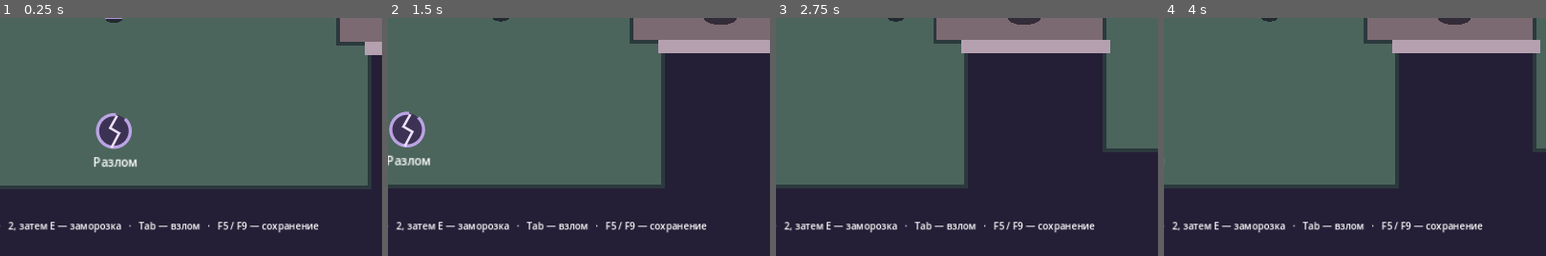
Above: before the commit, frames 1-4 (left to right).
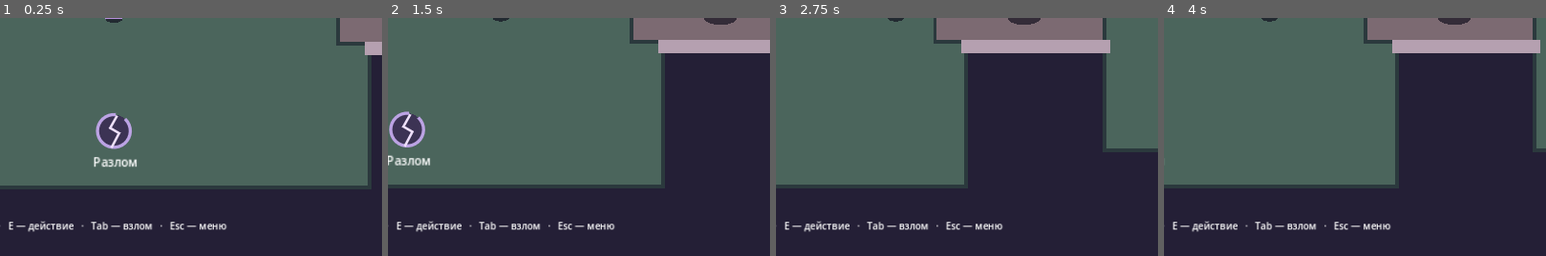
Above: after the commit, the same moments.

Repository: 0ri-space-cat/luna-dev-mode
Game: Godot game, scene res://scenes/skeleton/adventure.tscn
The game is run twice, just before and just after one commit, with the same random seed, the same clock (stepped at 60 frames per second) and the same inputs.
Inputs (mouse positions are % of the whole screen's width and height, from its top left):
- Up to frame 1 (0.25 s): no input
- Up to frame 2 (1.5 s): tap Enter at 0.5 s; move the mouse to (72, 45) at 0.52 s; hold Right (ui_right) 0.53-1.25 s; hold Tab 0.53-1.25 s; click (72, 45) at 0.67 s; tap Space at 0.77 s; tap F at 0.8 s; drag from (30, 55) to (45, 70) at 1.27 s
- Up to frame 3 (2.75 s): tap Space at 2 s; move the mouse to (60, 28) at 2.02 s; hold Right (ui_right) from 2.03 s (still down); hold E from 2.03 s (still down); tap T at 2.3 s
- Up to frame 4 (4 s): release Right (ui_right) at 2.75 s; release E at 2.75 s; drag from (45, 70) to (20, 35) at 2.77 s; tap Enter at 3.5 s; move the mouse to (80, 65) at 3.52 s; hold Left (ui_left) from 3.53 s (still down); hold Tab from 3.53 s (still down); tap Space at 3.77 s; tap F at 3.8 s
The pictures show only the part of the screen within x 35-85%, y 50-100%; the shares and areas given below are measured in that part.

The runs differ from the first frame. In frame 1, 1.7% of the frame differs, in the area x 2-84%, y 85-91%; in frame 2, 1.7%; in frame 3, 1.7%; in frame 4, 1.7%.

Commit message:
Build playable Adventure Alpha with an end-to-end campaign

Diff:
--- /dev/null
+++ b/game/ci/macos_alpha.cfg
@@ -0,0 +1,19 @@
+[preset.0]
+
+name="macOS Alpha"
+platform="macOS"
+runnable=true
+dedicated_server=false
+export_filter="all_resources"
+include_filter="data/*.json,data/**/*.json"
+exclude_filter="tests/*,ci/*,tools/*"
+export_path=""
+script_export_mode=1
+
+[preset.0.options]
+
+application/bundle_identifier="com.orispace.luna.adventure.alpha"
+application/short_version="0.1.0"
+application/version="0.1.0"
+codesign/codesign=1
+notarization/notarization=0
--- a/game/scenes/skeleton/start_island.tscn
+++ b/game/scenes/skeleton/start_island.tscn
@@ -38,7 +38,7 @@
 [node name="Controls" type="Label" parent="Interface"]
 offset_left = 24.0
 offset_top = 738.0
-text = "WASD / стрелки — движение   ·   Пробел — прыжок   ·   2, затем E — заморозка   ·   Tab — взлом   ·   F5 / F9 — сохранение"
+text = "WASD / стрелки — движение   ·   Пробел — прыжок   ·   E — действие   ·   Tab — взлом   ·   Esc — меню"
 
 [node name="SaveNotice" type="Label" parent="Interface"]
 offset_left = 24.0
--- a/game/scripts/skeleton/adventure.gd
+++ b/game/scripts/skeleton/adventure.gd
@@ -17,6 +17,7 @@
 const RareDirector = preload("res://scripts/runtime2d/rare_encounter_director_2d.gd")
 const EventBus = preload("res://scripts/core/event_bus.gd")
 const Store = preload("res://scripts/runtime2d/save_store_2d.gd")
+const PauseMenu = preload("res://scripts/skeleton/adventure_pause_menu_2d.gd")
 const GUEST_OFFSET := Vector2(6000, 0)
 const PROFILE_KIND := "luna_adventure"
 const CHECKPOINT_SECONDS := 0.5
@@ -50,6 +51,7 @@
 var _profile_valid := true
 var _checkpoint_elapsed := 0.0
 var _journal_elapsed := 0.0
+var _pause_menu: PauseMenu
 
 @onready var home: Island = $Home
 @onready var _recovery_view: RecoveryView = $Recovery
@@ -76,6 +78,9 @@
 	home.forest_bank_interacted.connect(_on_forest_press)
 	home.forest_bank_left.connect(_queue_forest_report)
 	home.ancient_console.command_submitted.connect(_on_ancient_command)
+	_pause_menu = PauseMenu.new()
+	add_child(_pause_menu)
+	_pause_menu.setup(save_game, load_game, home.set_game_mode)
 	events.event_dropped.connect(_on_overflow)
 	_recovery_view.finished.connect(_finish_recovery)
 	var profile := _store.read_snapshot(profile_path)
@@ -131,12 +136,17 @@
 		_handle_suspended_key(key)
 		return
 	match key:
+		KEY_ESCAPE:
+			if _away and outer.current_address in [OuterRoutes.DESKTOP, OuterRoutes.WHITE_ADDRESS]:
+				return
+			_pause_menu.open(home.game_mode, not _away)
 		KEY_F5:
 			_notice("Сохранено" if save_game() else "Сохранение недоступно")
 		KEY_F9:
 			_notice("Загружено" if load_game() else "Загрузка недоступна")
 		KEY_F7:
-			demonstrate_overload()
+			if OS.has_feature("editor"):
+				demonstrate_overload()
 		_:
 			return
 	get_viewport().set_input_as_handled()
--- /dev/null
+++ b/game/scripts/skeleton/adventure_pause_menu_2d.gd
@@ -0,0 +1,99 @@
+extends CanvasLayer
+## The ordinary game menu. The recoverable in-world pauses remain separate.
+
+var _root: Control
+var _status: Label
+var _continue: Button
+var _frame: CheckButton
+var _save: Callable
+var _load: Callable
+var _set_mode: Callable
+
+
+func setup(save: Callable, load_game: Callable, set_mode: Callable) -> void:
+	_save = save
+	_load = load_game
+	_set_mode = set_mode
+	layer = 8
+	process_mode = Node.PROCESS_MODE_WHEN_PAUSED
+
+	_root = Control.new()
+	add_child(_root)
+	_root.set_anchors_and_offsets_preset(Control.PRESET_FULL_RECT)
+	var shade := ColorRect.new()
+	shade.color = Color(0.08, 0.06, 0.13, 0.65)
+	_root.add_child(shade)
+	shade.set_anchors_and_offsets_preset(Control.PRESET_FULL_RECT)
+	var center := CenterContainer.new()
+	_root.add_child(center)
+	center.set_anchors_and_offsets_preset(Control.PRESET_FULL_RECT)
+	var panel := PanelContainer.new()
+	center.add_child(panel)
+	var margin := MarginContainer.new()
+	for edge in ["left", "top", "right", "bottom"]:
+		margin.add_theme_constant_override("margin_" + edge, 24)
+	panel.add_child(margin)
+	var stack := VBoxContainer.new()
+	stack.custom_minimum_size.x = 250
+	stack.add_theme_constant_override("separation", 10)
+	margin.add_child(stack)
+
+	_continue = _button(stack, "Продолжить", close)
+	_button(stack, "Сохранить", _save_pressed)
+	_button(stack, "Загрузить", _load_pressed)
+	_frame = CheckButton.new()
+	_frame.text = "Игровая рамка"
+	_frame.toggled.connect(_frame_pressed)
+	stack.add_child(_frame)
+	_status = Label.new()
+	_status.horizontal_alignment = HORIZONTAL_ALIGNMENT_CENTER
+	stack.add_child(_status)
+	_root.hide()
+
+
+func open(mode: String, can_toggle_mode: bool) -> void:
+	_frame.set_pressed_no_signal(mode == "WINDOWED")
+	_frame.disabled = not can_toggle_mode
+	_status.text = ""
+	get_tree().paused = true
+	_root.show()
+	_continue.grab_focus()
+
+
+func close() -> void:
+	_root.hide()
+	get_tree().paused = false
+
+
+func _input(event: InputEvent) -> void:
+	if not _root.visible or not event is InputEventKey or not event.pressed or event.echo:
+		return
+	if event.is_action_pressed("ui_cancel"):
+		close()
+		get_viewport().set_input_as_handled()
+
+
+func _button(parent: Control, label: String, callback: Callable) -> Button:
+	var button := Button.new()
+	button.text = label
+	button.pressed.connect(callback)
+	parent.add_child(button)
+	return button
+
+
+func _save_pressed() -> void:
+	_status.text = "Сохранено" if _save.call() else "Сохранение недоступно"
+
+
+func _load_pressed() -> void:
+	get_tree().paused = false
+	if _load.call():
+		_root.hide()
+	else:
+		get_tree().paused = true
+		_status.text = "Загрузка недоступна"
+
+
+func _frame_pressed(enabled: bool) -> void:
+	if not _set_mode.call("WINDOWED" if enabled else "FULLSCREEN"):
+		_frame.set_pressed_no_signal(not enabled)
--- a/game/scripts/skeleton/outer_routes_fixture.gd
+++ b/game/scripts/skeleton/outer_routes_fixture.gd
@@ -582,6 +582,8 @@
 				_address_input.show()
 				_address_input.grab_focus()
 		KEY_ESCAPE:
+			if not _address_input.visible:
+				return
 			_address_input.hide()
 		KEY_T:
 			var minute := Clock.START_MINUTE if world_clock.phase() == Clock.Phase.NIGHT else Clock.NIGHT_MINUTE
--- a/game/scripts/skeleton/start_island.gd
+++ b/game/scripts/skeleton/start_island.gd
@@ -1606,10 +1606,10 @@
 	var leia := entities.get_entity(LEIA_ID) as EntityBody
 	if not _friend_available(leia) or actor.is_attached() or _entity_location(actor.position) != _entity_location(leia.position) or not _within_reach(leia.position, leia.motion.elevation) or _friend_at_cafe(LEIA_ID):
 		return ""
+	if not social.meetings.has("LEIA"):
+		return "Посмотреть на черепашку с Леей" if leia_turtle_seen else "Поговорить с Леей"
 	if leia_free and not tamagotchi_owned:
 		return "Помочь Лее"
-	if not social.meetings.has("LEIA"):
-		return "Посмотреть на черепашку с Леей" if leia_turtle_seen else "Поговорить с Леей"
 	return ""
 
 
@@ -1618,7 +1618,7 @@
 	if action.is_empty():
 		return false
 	social.complete("LEIA")
-	if leia_free:
+	if action == "Помочь Лее":
 		tamagotchi_owned = true
 		_active_city_tool = "tamagotchi"
 		$Interface/SaveNotice.text = "Лея: Спасибо! Теперь мы можем пройти. Получено: Тамагочи."
--- a/game/tests/test_skeleton_interior_backdrop.gd
+++ b/game/tests/test_skeleton_interior_backdrop.gd
@@ -86,12 +86,28 @@
 	assert(game._profile_valid and game._away and game.outer.hosted_entry == Outer.BACKDROP_ENTRY)
 	assert(game._return_to_home() and game.home.actor.position.distance_to(source) < 1.0)
 	assert(not game.white_discovered and game.journal.applied == 0)
+	_check_public_room_camera(game.home)
 	game.queue_free()
 	await process_frame
 	for file in [path, path + ".bak"]:
 		DirAccess.remove_absolute(ProjectSettings.globalize_path(file))
 	print("Special interior adapter: real door, HUD, static viewport crossing, distinct Black Void provenance and safe reload")
 	quit()
+
+
+func _check_public_room_camera(home: Node) -> void:
+	var city = Island.City
+	var porch: Vector2 = city.DOORS[0]["outside"]
+	home.highland.camera_owned = true
+	home.highland.camera_mode = "FOLLOW"
+	home._move_home_travelers(porch + Vector2(-48, 0), city.CITY_ID)
+	assert(home.toggle_camera_lock())
+	var outside_frame: Vector2 = home.highland.camera_lock
+	home._move_home_travelers(porch, city.CITY_ID)
+	assert(home.interact() and home.actor.location_id == city.CAFE_ID)
+	assert(home._room_view.visible and home._camera.get_screen_center_position().is_equal_approx(city.CAFE.get_center()))
+	assert(home.interact() and home.actor.location_id == city.CITY_ID)
+	assert(not home._room_view.visible and home._camera.get_screen_center_position().is_equal_approx(outside_frame))
 
 
 func _walk(home, route, target: Vector2) -> bool:
--- a/game/tests/test_skeleton_luma_city.gd
+++ b/game/tests/test_skeleton_luma_city.gd
@@ -5,7 +5,9 @@
 const City = preload("res://scripts/skeleton/luma_city_layout.gd")
 const Outer = preload("res://scripts/skeleton/outer_routes_fixture.gd")
 const RareDirector = preload("res://scripts/runtime2d/rare_encounter_director_2d.gd")
-const PROFILE := "user://luna_city_regression.json"
+const Finds = preload("res://scripts/skeleton/secret_finds_layout.gd")
+const Store = preload("res://scripts/runtime2d/save_store_2d.gd")
+var profile := "user://luna_public_campaign_%d.json" % OS.get_process_id()
 
 
 func _initialize() -> void:
@@ -14,12 +16,7 @@
 
 func _run() -> void:
 	Engine.time_scale = 2.0
-	DirAccess.remove_absolute(ProjectSettings.globalize_path(PROFILE))
-	DirAccess.remove_absolute(ProjectSettings.globalize_path(PROFILE + ".bak"))
-	var game = Scene.instantiate()
-	game.profile_path = PROFILE
-	game.get_node("Home").keyboard = false
-	root.add_child(game)
+	var game = _open_adventure()
 	await physics_frame
 	var home = game.home
 	var player = home.actor
@@ -85,11 +82,7 @@
 	assert(bread.set_parameter("alive", true))
 	for point in [Vector2(5295, 445), Vector2(5075, 315)]:
 		assert(await _walk(home, point))
-	# Dedicated compatibility case after the ordinary route. Begin with the
-	# camera eligible here; the camera's physical pickup has its own regression.
-	home.highland.camera_owned = true
-	assert(home.toggle_camera_lock())
-	var lock: Vector2 = home.highland.camera_lock
+	assert(not home.highland.camera_owned and home.highland.camera_mode == "FOLLOW")
 	assert(await _walk(home, City.DOORS[0]["outside"]))
 	assert(home.interact() and player.location_id == City.CAFE_ID)
 	assert(home._camera.get_screen_center_position().is_equal_approx(City.CAFE.get_center()))
@@ -101,11 +94,10 @@
 	player = home.actor
 	bread = home.entities.get_entity(City.BREAD)
 	assert(bread != null and bread.get_parameter("alive") and player.location_id == City.CAFE_ID)
-	assert(home._room_view.bounds == City.CAFE and home.highland.camera_mode == "LOCKED")
+	assert(home._room_view.bounds == City.CAFE and home.highland.camera_mode == "FOLLOW")
 	assert(await _walk(home, City.DOORS[0]["inside"]))
 	assert(home.interact() and player.location_id == City.CITY_ID)
-	assert(not home._room_view.visible and home._camera.get_screen_center_position().is_equal_approx(lock))
-	assert(home.toggle_camera_lock())
+	assert(not home._room_view.visible and home._camera.get_screen_center_position().is_equal_approx(home.actor.position))
 	for point in [Vector2(5060, 415), Vector2(4810, 433), Vector2(4560, 435), City.BOARD]:
 		assert(await _walk(home, point))
 	assert(home.interact() and game._away)
@@ -113,11 +105,106 @@
 	assert(await _wait_for_arrival(game, Island.Meadows.LOCATION_ID))
 	assert(home.actor == player and home.actor.location_id == Island.Meadows.LOCATION_ID)
 	assert(home.entities.get_entity(City.BREAD).get_parameter("alive"))
+	assert(await _finish_public_campaign(game))
+	game.queue_free()
+	await process_frame
+	game = _open_adventure()
+	await physics_frame
+	home = game.home
+	assert(game._profile_valid and home.evening_stage == 4 and home.social.invitations.size() == 6)
+	assert(home.actor.location_id == City.CAFE_ID and home._room_view.visible)
+	assert(await _walk(home, City.DOORS[0]["inside"]))
+	assert(home.interact() and home.actor.location_id == City.CITY_ID)
+	assert(await _ride_to(game, City.BOARD, Island.Meadows.LOCATION_ID))
+	assert(await _verify_optional_anomaly(game))
+	assert(await _finish_meta_route(game))
+	game.queue_free()
+	await process_frame
+	DirAccess.remove_absolute(ProjectSettings.globalize_path(profile))
+	DirAccess.remove_absolute(ProjectSettings.globalize_path(profile + ".bak"))
+	print("Alpha campaign: fresh island, six invitations, ordinary credits, safe restart and physical first White Void with voluntary merge passed")
+	quit()
+
+
+func _finish_public_campaign(game: Node) -> bool:
+	var home = game.home
+	# At night Oni returns to the ordinary valley lake from the coast.
+	for point in [Vector2(1300, 606), Island.Meadows.CAMP_SPOT]:
+		assert(await _walk(home, point))
+	assert(home.interact() and home.world_clock.phase() == Island.WorldClock.Phase.NIGHT)
+	for point in [Vector2(1300, 606), Vector2(1892, 606),
+		Vector2(1925, 530), Vector2(1900, 437), Vector2(1896, 241),
+		Vector2(1900, 128), Vector2(1900, 47), Vector2(1955, -4)]:
+		assert(await _walk(home, point))
+	assert(home.interact() and home.social.meetings.has("LEIA") and not home.tamagotchi_owned)
+	assert(home.interact() and home.social.invitations.has("LEIA"))
+	for point in [Vector2(2085, 70), Vector2(2140, 119), Vector2(2140, 223),
+		Vector2(2140, 304), Vector2(2190, 355), Vector2(2192, 485), Vector2(2154, 489)]:
+		assert(await _walk(home, point))
+	for tick in 300:
+		if home._oni_site() == "W1":
+			break
+		await physics_frame
+	assert(home._oni_site() == "W1", "Oni at %s, clock=%s" % [
+		home.entities.get_entity(Island.Visits.ONI_ID).position, home.world_clock.minute_of_day()])
+	assert(home.interact() and home.social.meetings.has("ONI") and not home.social.prism_owned)
+	assert(home.interact() and home.social.invitations.has("ONI"))
+	# The dry stair follows Mia to her evening overlook instead of forcing
+	# the lab controls or the optional alchemy gift.
+	for point in [Vector2(2150, 538), Vector2(2145, 731), Vector2(2075, 748),
+		Vector2(2075, 915), Vector2(2075, 973), Vector2(2075, 1022),
+		Vector2(2075, 1080), Vector2(1910, 1080)]:
+		assert(await _walk(home, point))
+	assert(home.interact() and home.social.meetings.has("MIA") and home.flask_state == 0,
+		"Mia at %s, clock=%s, prompt=%s" % [home.entities.get_entity(Island.Life.MIA_ID).position,
+			home.world_clock.minute_of_day(), home._nearby_action()])
+	assert(home.interact() and home.social.can_gather())
+	assert(not home.flute_owned and not home.tamagotchi_owned and not home.social.prism_owned)
+	assert(home.ori.ownership == 0 and home.yuki.ownership == 0 and home.flask_state == 0)
+	for point in [Vector2(2075, 1080), Vector2(2075, 1020), Vector2(2075, 960),
+		Vector2(2075, 910), Vector2(2075, 740), Vector2(2145, 731), Vector2(2150, 489),
+		Vector2(2192, 488), Vector2(2190, 355), Vector2(2140, 304), Vector2(2140, 95),
+		Vector2(1900, 95), Vector2(1900, 241), Vector2(1900, 440), Vector2(1925, 530)]:
+		assert(await _walk(home, point))
+	assert(await _ride_to(game, City.MEADOWS_STATION, City.CITY_ID))
+	for point in [Vector2(4820, 425), Vector2(5060, 423), City.DOORS[0]["outside"]]:
+		assert(await _walk(home, point))
+	assert(home.interact() and home.actor.location_id == City.CAFE_ID)
+	assert(await _walk(home, Island.CAFE_TALK))
+	assert(home.interact() and home.evening_stage == 0)
+	_press_evening_button(home, "Начать вечер")
+	for tick in 220:
+		if home.evening_stage == 2:
+			break
+		await physics_frame
+	assert(home.evening_stage == 2 and home.evening_origins.size() == 6)
+	assert(home.interact())
+	_press_evening_button(home, "Завершить вечер")
+	assert(home.evening_stage == 3 and home.ordinary_finale_voice().contains("Помоги мне"))
+	assert(not game.white_discovered and not game.meta.merged)
+	_press_evening_button(home, "Далее")
+	_press_evening_button(home, "Продолжить игру")
+	assert(home.evening_stage == 4)
+	_key(KEY_ESCAPE)
+	assert(paused and game._pause_menu._continue.has_focus())
+	game._pause_menu._save_pressed()
+	assert(game._pause_menu._status.text == "Сохранено")
+	_key(KEY_ESCAPE)
+	assert(not paused)
+	print("Alpha ordinary route: six invitations without gifts, credits and menu save reached")
+	return true
+
+
+func _verify_optional_anomaly(game: Node) -> bool:
+	var home = game.home
 	# An optional anomaly may interrupt the scenery after real exploration
 	# and a confirmed simulation recovery. Only the random roll is controlled.
-	for point in [Vector2(1925, 530), Vector2(1851, 442), Vector2(1774, 432)]:
-		assert(await _walk(home, point))
-	assert(home.rare_candidate().get("id") == RareDirector.HAND)
+	for point in [Vector2(1925, 530), Vector2(1851, 450), Vector2(1780, 457)]:
+		assert(await _walk(home, point))
+	home._camera.reset_smoothing()
+	home._camera.force_update_scroll()
+	assert(home.rare_candidate().get("id") == RareDirector.HAND,
+		"RE66 staging: %s, prompt=%s, eligible=%s" % [home.actor.position, home._nearby_action(), home._rare_safe()])
 	assert(game.demonstrate_overload())
 	for tick in 390:
 		if game._has_confirmed_overload(game.journal):
@@ -132,16 +219,118 @@
 	assert(not game._away and not game.white_discovered and not game.meta.merged)
 	assert(home.social.snapshot() == social_state and home.entities.count_live() == entities_before)
 	assert(not home.interact())
-	assert(await _walk(home, Vector2(1682, 432)))
-	await process_frame
+	assert(await _walk(home, Vector2(1653, 430)))
+	game._tick_rare_encounters()
 	assert(game.rare_encounters.active.is_empty() and game.rare_encounters.consumed == [RareDirector.HAND])
 	assert(home.rare_kind.is_empty())
-	game.queue_free()
-	await process_frame
-	DirAccess.remove_absolute(ProjectSettings.globalize_path(PROFILE))
-	DirAccess.remove_absolute(ProjectSettings.globalize_path(PROFILE + ".bak"))
-	print("Public route: start, ordinary transport and invitations, fixed roombox, and optional anomaly passed")
-	quit()
+	return true
+
+
+func _finish_meta_route(game: Node) -> bool:
+	var home = game.home
+	for point in [Vector2(1860, 429), Vector2(1896, 240), Vector2(1900, 128),
+		Vector2(1900, 52), Finds.FLUTE_ENTRY, Finds.FLUTE_POINT]:
+		assert(await _walk(home, point))
+	assert(home.interact() and home.flute_owned)
+	for point in [Finds.FLUTE_ENTRY, Vector2(1900, 68), Vector2(2140, 95),
+		Vector2(2140, 225), Vector2(2140, 305), Vector2(2240, 305),
+		Vector2(2240, 425), Island.Lake.SHORE]:
+		assert(await _walk(home, point))
+	assert(home.wand_pair.duplicate == null and home.interact() and home.wand_pair.duplicate != null)
+	assert(home.tick_wand_self_hack(3.0, true) and home.access.wand_mode == "DEVELOPER")
+	for point in [Vector2(2240, 425), Vector2(2240, 305), Vector2(2140, 304),
+		Vector2(2140, 95), Vector2(1900, 95), Vector2(1900, 240),
+		Vector2(1890, 350), Vector2(1770, 355)]:
+		assert(await _walk(home, point))
+	assert(home.perform_music(home.Music.PHRASES["M03"]))
+	assert(await _walk(home, Island.Mountain.CAMERA_POINT))
+	assert(home.interact() and home.highland.camera_owned)
+	assert(await _walk(home, Vector2(1770, 355)))
+	for point in [Vector2(1900, 432), Vector2(1900, 604), Vector2(1300, 604)]:
+		assert(await _walk(home, point))
+	assert(home.perform_music(home.Music.PHRASES["M04"]), "Cannot restore Luna at %s (Z=%s)" % [
+		home.actor.position, home.actor.motion.elevation])
+	for point in [Vector2(1300, 374), Vector2(510, 374), Vector2(510, 535)]:
+		assert(await _walk(home, point))
+	assert(home.set_game_mode("WINDOWED") and home.toggle_camera_lock())
+	await physics_frame
+	var bounds: Rect2 = home._frame_world_bounds()
+	assert(await _walk(home, Vector2(bounds.position.x + 18.0, home.actor.position.y)))
+	# The actual protected menu must be reachable with TAB after walking up to the frame.
+	home.keyboard = true
+	_key(KEY_TAB)
+	home.keyboard = false
+	assert(home._frame_panel.visible and home._frame_switch.button_pressed)
+	home._frame_switch.toggled.emit(false)
+	assert(not home.game_frame_solid and not game._away)
+	home.apply_player_input(Vector2.LEFT)
+	for tick in 60:
+		if game._away:
+			break
+		await physics_frame
+	assert(game._away and game.outer.current_address == Outer.DESKTOP)
+	game.outer.keyboard = false
+	game.outer.actor.direction = Vector2.RIGHT
+	for tick in 250:
+		if game.outer.current_address == Outer.WHITE_ADDRESS:
+			break
+		await physics_frame
+	assert(game.outer.current_address == Outer.WHITE_ADDRESS and game.white_discovered and not game.meta.merged)
+	game.outer.actor.direction = Vector2.RIGHT
+	for tick in 180:
+		if game.outer.at_meta_encounter():
+			break
+		await physics_frame
+	game.outer.actor.direction = Vector2.ZERO
+	assert(game.outer.at_meta_encounter())
+	assert(game.outer.use_route() and game.outer.use_route() and game.outer.use_route())
+	assert(game.meta.merged and home.evening_stage == 4 and not game.meta.pixel_seen)
+	game.outer.actor.direction = Vector2.RIGHT
+	for tick in 200:
+		if game.outer._at_action():
+			break
+		await physics_frame
+	game.outer.actor.direction = Vector2.ZERO
+	assert(game.outer.use_route() and not game._away)
+	assert(game.save_game())
+	var saved_state := Store.new().read_snapshot(profile)
+	assert(saved_state["white_discovered"] and saved_state["meta"]["merged"] and saved_state["state"]["evening"]["stage"] == 4)
+	return true
+
+
+func _key(code: Key) -> void:
+	var event := InputEventKey.new()
+	event.keycode = code
+	event.physical_keycode = code
+	event.pressed = true
+	root.push_input(event)
+
+
+func _open_adventure() -> Node:
+	var game := Scene.instantiate()
+	game.profile_path = profile
+	game.get_node("Home").keyboard = false
+	root.add_child(game)
+	return game
+
+
+func _press_evening_button(home: Node, caption: String) -> void:
+	for child in home._evening_panel.get_child(0).get_children():
+		if child is Button and child.text == caption and child.visible:
+			child.pressed.emit()
+			return
+	assert(false, caption)
+
+
+func _ride_to(game: Node, stop: Vector2, address: String) -> bool:
+	var home = game.home
+	if address == Island.Meadows.LOCATION_ID:
+		for point in [Vector2(5060, 415), Vector2(4810, 433), Vector2(4560, 435)]:
+			if not await _walk(home, point):
+				return false
+	if not await _walk(home, stop) or not home.interact() or not game._away:
+		return false
+	return await _wait_for_arrival(game, address)
 
 
 func _walk(home: Node, target: Vector2) -> bool:
@@ -149,9 +338,11 @@
 		var offset: Vector2 = target - home.actor.position
 		if offset.length_squared() < 16.0:
 			home.apply_player_input(Vector2.ZERO)
-			await physics_frame
-			return home.actor.motion.grounded
-		home.apply_player_input(offset.normalized())
+			if home.actor.motion.grounded:
+				await physics_frame
+				return true
+		else:
+			home.apply_player_input((offset / 12.0).limit_length())
 		await physics_frame
 	home.apply_player_input(Vector2.ZERO)
 	push_error("Public route did not reach %s from %s" % [target, home.actor.position])
--- a/game/tests/test_skeleton_tamagotchi.gd
+++ b/game/tests/test_skeleton_tamagotchi.gd
@@ -25,6 +25,7 @@
 	_place(leia, Island.LEIA_EXIT)
 	_place(home.actor, Island.LEIA_EXIT + Vector2(0, 30))
 	home._tick_leia()
+	assert(home.leia_free and home._interact_leia() and not home.tamagotchi_owned)
 	assert(home.leia_free and home._interact_leia() and home.tamagotchi_owned)
 	_place(home.actor, Island.SPAWN)
 	assert(home.tamagotchi_configure("cat", pink, 0.8))
Not shown, changed: docs/manual/00_LUNA_PRODUCTION_MANUAL.md
Not shown, added: game/ci/build_macos_alpha.sh
Not shown, changed: game/ci/run_godot_script.sh
